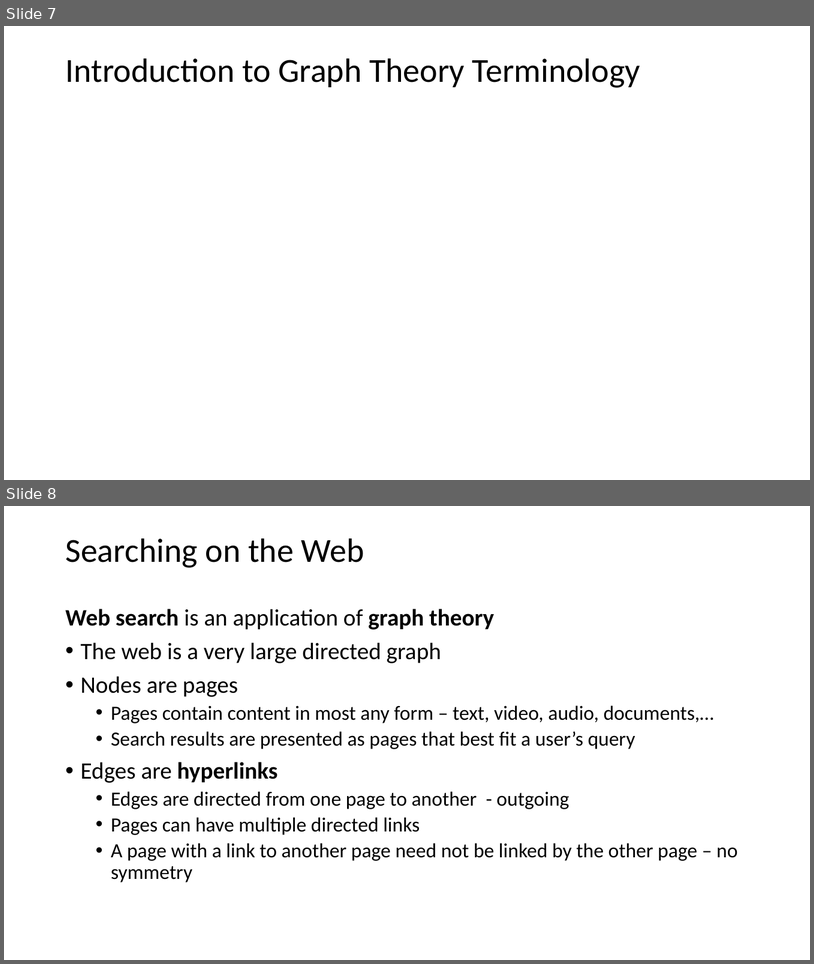
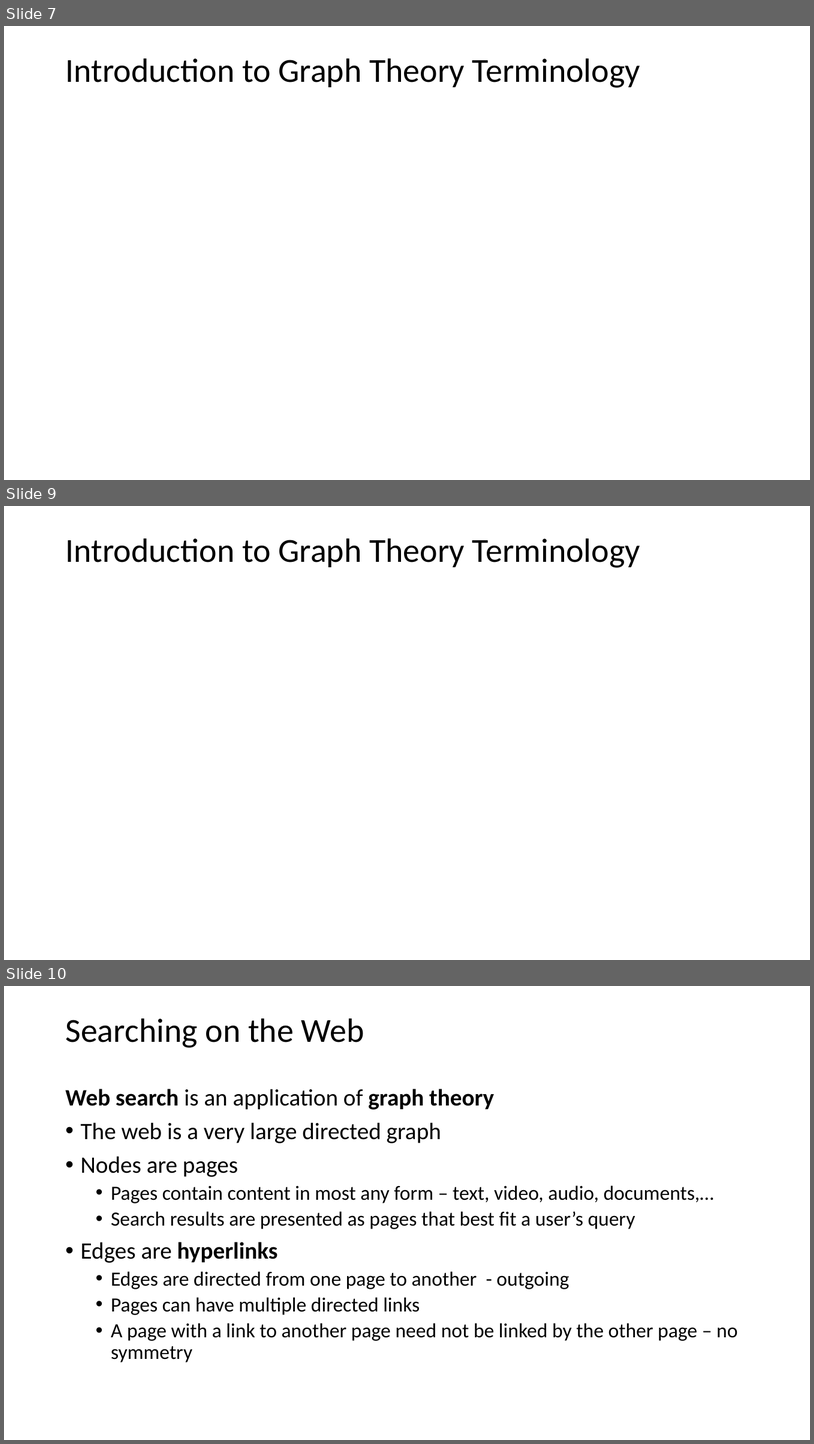
Before and after one commit to StephenElston/CSCI-E-108, a slide deck: slides/5_WebSearching.pptx. Shown one above the other, each under a label of ours: slides 7 and 8 before the commit, slides 7, 9 and 10 after it; the slides between them are not shown. The pictures are 814x964 and 814x1444 pixels, drawn with LibreOffice and Linux fonts; fonts in the diff are those of the drawing; grey boxes stand for pictures. Boxes give left, top, right and bottom in pixels: in the first picture for what was removed or moved away, otherwise in the second. Text is boxed around its words. In the diff, an @@ line names an element or a change of style, - is before the commit and + after.

```diff
--- a/slides/5_WebSearching.pptx
+++ b/slides/5_WebSearching.pptx
@@ slide 9 added at <box>4,506,810,960</box>, background #FFFFFF @@
@@ title added at <box>65,538,641,568</box>, 40 pt, text #000000 @@
+Introduction to Graph Theory Terminology
@@ what was slide 8 is now slide 10 @@
```
Also in this commit, not shown: 2 slides changed, 1 other slide added, 1 other file.
